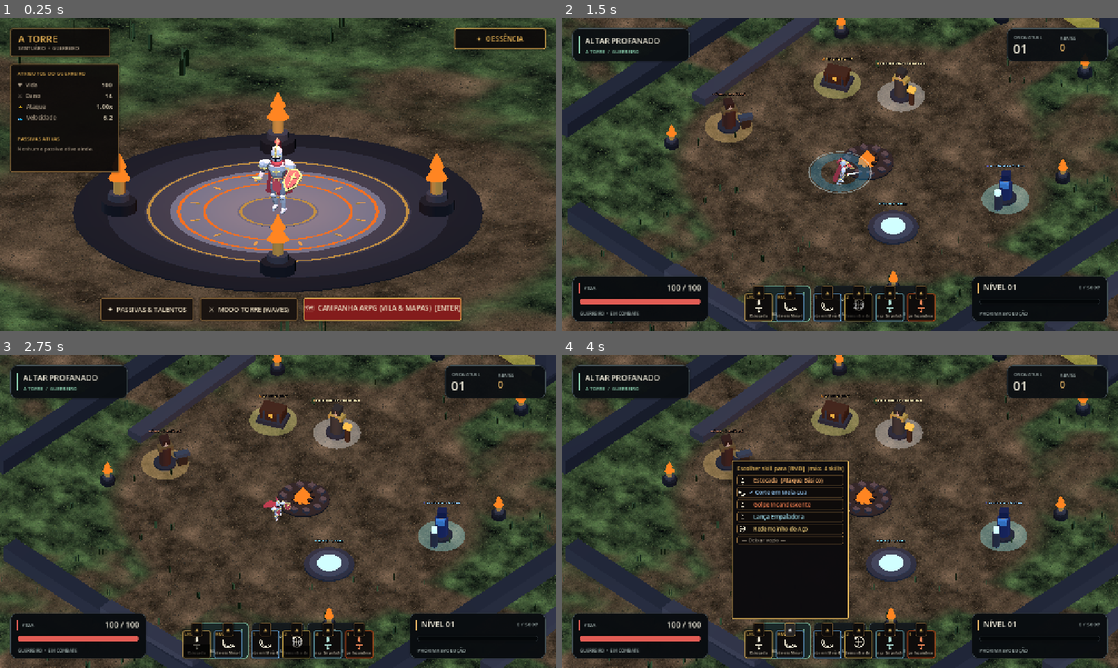
Above: before the commit, frames 1-4 (two rows, left to right).
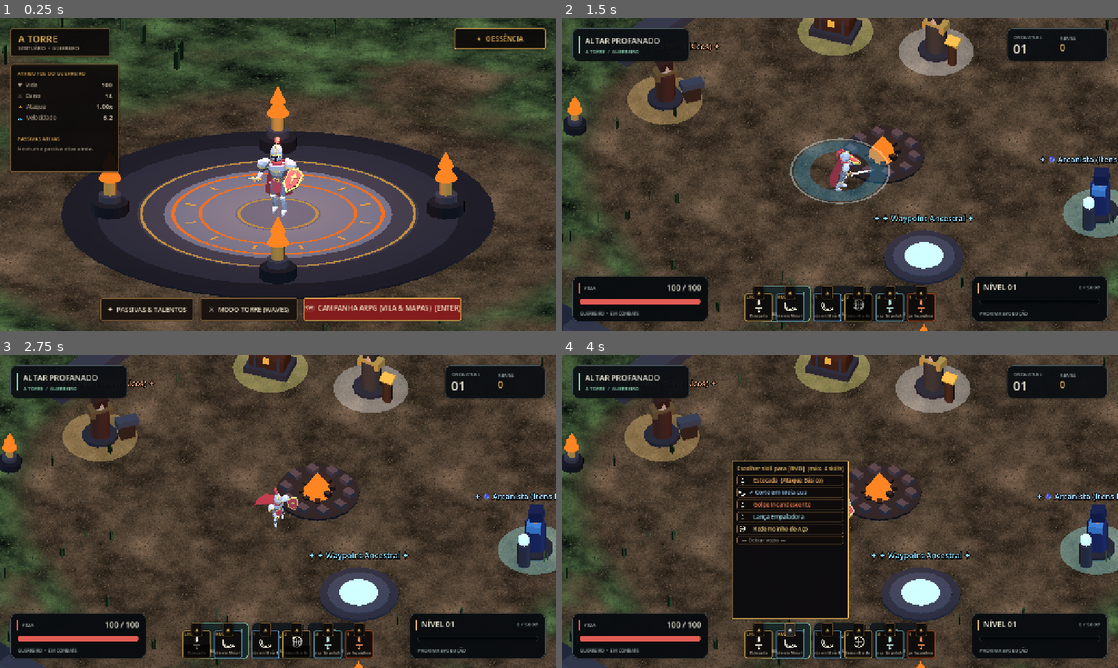
Above: after the commit, the same moments.

Repository: mguedesdev/tower-arpg
Game: Godot game, scene res://scenes/main.tscn
Same seed, same stepped clock (60 frames per second), same inputs: the game is played once before the commit and once after it.
Inputs (mouse positions are in pixels of both pictures, inside the frame that each line leads up to):
- Up to frame 1 (0.25 s): no input
- Up to frame 2 (1.5 s): click "🗺 CAMPANHA ARPG (VILA & MAPAS…" at 0.5 s; tap Enter at 1.25 s; move the mouse to (962, 158) at 1.27 s; hold D (move_right) from 1.28 s (still down); tap 2 (form_arc) at 1.35 s; click (962, 158) at 1.42 s
- Up to frame 3 (2.75 s): tap Space at 1.52 s; release D (move_right) at 2 s; drag from (166, 527) to (250, 574) at 2.02 s
- Up to frame 4 (4 s): click "▲" at 2.75 s; click "▲" at 3.5 s

The runs differ from the first frame. In frame 1, 18% of the frame differs, in the area x 0-100%, y 0-100%; in frame 2, 45%; in frame 3, 43%; in frame 4, 40%.

Commit message:
feat(camera): bring camera closer for ARPG immersion, add mouse wheel zoom and enlarge floating labels

Diff:
--- a/game/campaign/town_interactable_3d.gd
+++ b/game/campaign/town_interactable_3d.gd
@@ -67,30 +67,34 @@
 		"waypoint":
 			_build_waypoint_pad()
 
-	var label_height: float = 1.75 if station_id == "stash" or station_id == "waypoint" else 2.38
+	var label_height: float = 1.85 if station_id == "stash" or station_id == "waypoint" else 2.45
 
 	_label_title = Label3D.new()
-	_label_title.text = station_title
-	_label_title.font_size = 34
-	_label_title.outline_size = 10
-	_label_title.modulate = accent_color.lightened(0.22)
-	_label_title.outline_modulate = Color(0.03, 0.03, 0.04, 0.96)
+	_label_title.text = "✦ %s ✦" % station_title
+	_label_title.font_size = 32
+	_label_title.outline_size = 12
+	_label_title.modulate = accent_color.lightened(0.35)
+	_label_title.outline_modulate = Color(0.01, 0.01, 0.02, 1.0)
+	_label_title.render_priority = 25
+	_label_title.outline_render_priority = 24
 	_label_title.billboard = BaseMaterial3D.BILLBOARD_ENABLED
 	_label_title.no_depth_test = true
-	_label_title.pixel_size = 0.0045
+	_label_title.pixel_size = 0.0085
 	_label_title.position = Vector3(0.0, label_height, 0.0)
 	add_child(_label_title)
 
 	_label_prompt = Label3D.new()
-	_label_prompt.text = station_subtitle
+	_label_prompt.text = "[ %s ]" % station_subtitle
 	_label_prompt.font_size = 26
-	_label_prompt.outline_size = 8
-	_label_prompt.modulate = Color(0.95, 0.92, 0.84, 0.95)
-	_label_prompt.outline_modulate = Color(0.03, 0.03, 0.04, 0.96)
+	_label_prompt.outline_size = 10
+	_label_prompt.modulate = Color(0.98, 0.95, 0.88, 0.98)
+	_label_prompt.outline_modulate = Color(0.01, 0.01, 0.02, 1.0)
+	_label_prompt.render_priority = 25
+	_label_prompt.outline_render_priority = 24
 	_label_prompt.billboard = BaseMaterial3D.BILLBOARD_ENABLED
 	_label_prompt.no_depth_test = true
-	_label_prompt.pixel_size = 0.0042
-	_label_prompt.position = Vector3(0.0, label_height - 0.24, 0.0)
+	_label_prompt.pixel_size = 0.0075
+	_label_prompt.position = Vector3(0.0, label_height - 0.35, 0.0)
 	_label_prompt.visible = false
 	add_child(_label_prompt)
 
--- a/game/campaign/zone_portal_3d.gd
+++ b/game/campaign/zone_portal_3d.gd
@@ -50,17 +50,19 @@
 	# Tapete / Limiar luminoso de passagem no chão
 	_add_box(Vector3(0.0, 0.02, 0.0), Vector3(3.30, 0.03, 1.10), Color(accent.r, accent.g, accent.b, 0.45), 1.2, true)
 
-	var prefix: String = "⬅ VOLTAR: " if is_return_gate else "➔ AVANÇAR: "
+	var prefix: String = "⬅ RETORNAR: " if is_return_gate else "➔ AVANÇAR: "
 	_label_dest = Label3D.new()
-	_label_dest.text = prefix + destination_label + "\n(Atravesse o Portão)"
-	_label_dest.font_size = 34
-	_label_dest.outline_size = 10
-	_label_dest.modulate = accent.lightened(0.28)
-	_label_dest.outline_modulate = Color(0.03, 0.03, 0.04, 0.96)
+	_label_dest.text = "[ %s%s ]\n(Atravesse o Portão)" % [prefix, destination_label]
+	_label_dest.font_size = 32
+	_label_dest.outline_size = 12
+	_label_dest.modulate = accent.lightened(0.40)
+	_label_dest.outline_modulate = Color(0.01, 0.01, 0.02, 1.0)
+	_label_dest.render_priority = 25
+	_label_dest.outline_render_priority = 24
 	_label_dest.billboard = BaseMaterial3D.BILLBOARD_ENABLED
 	_label_dest.no_depth_test = true
-	_label_dest.pixel_size = 0.0046
-	_label_dest.position = Vector3(0.0, 4.15, 0.0)
+	_label_dest.pixel_size = 0.0085
+	_label_dest.position = Vector3(0.0, 4.35, 0.0)
 	add_child(_label_dest)
 
 
--- a/game/items/ground_item_3d.gd
+++ b/game/items/ground_item_3d.gd
@@ -70,7 +70,7 @@
 		_light_beam.material_override = beam_mat
 		add_child(_light_beam)
 
-	# 3. Placa de Texto Flutuante Estilo Diablo 2 / Path of Exile (Grande, Nítida e com Fundo Escuro)
+	# 3. Placa de Texto Flutuante Estilo Diablo 2 / Path of Exile (Grande, Nítida e com Alto Contraste)
 	_label_3d = Label3D.new()
 	_label_3d.billboard = BaseMaterial3D.BILLBOARD_ENABLED
 	_label_3d.no_depth_test = true
@@ -78,14 +78,12 @@
 	_label_3d.render_priority = 25
 	_label_3d.outline_render_priority = 24
 	_label_3d.pixel_size = 0.010
-	_label_3d.font_size = 30
-	_label_3d.outline_size = 10
+	_label_3d.font_size = 32
+	_label_3d.outline_size = 12
 	_label_3d.outline_modulate = Color(0.01, 0.01, 0.02, 1.0)
 	_label_3d.modulate = r_col.lightened(0.40)
-	_label_3d.background_color = Color(0.035, 0.03, 0.045, 0.92)
-	_label_3d.background_render_priority = 23
 	var prefix: String = "✦ " if item != null and item.rarity != ItemInstance.ItemRarity.NORMAL else ""
-	_label_3d.text = "  %s%s  " % [prefix, item.get_display_name() if item != null else "Item"]
+	_label_3d.text = "[ %s%s ]" % [prefix, item.get_display_name() if item != null else "Item"]
 	_label_3d.position = Vector3(0.0, 0.75, 0.0)
 	add_child(_label_3d)
 
--- a/scripts/camera_follow.gd
+++ b/scripts/camera_follow.gd
@@ -1,16 +1,19 @@
 extends Camera3D
 
 @export var target_path: NodePath
-@export var offset: Vector3 = Vector3(10.0, 13.0, 10.0)
-@export var lobby_offset: Vector3 = Vector3(7.2, 5.2, 7.2)
+@export var offset: Vector3 = Vector3(8.0, 10.5, 8.0)
+@export var lobby_offset: Vector3 = Vector3(6.5, 4.8, 6.5)
 @export var follow_speed: float = 10.0
-@export var view_size: float = 17.0
-@export var lobby_view_size: float = 7.4
+@export var view_size: float = 10.8
+@export var lobby_view_size: float = 7.0
+@export var min_view_size: float = 8.0
+@export var max_view_size: float = 14.5
+@export var zoom_step: float = 0.85
 
 var target: Node3D
 var _in_lobby: bool = false
-var _target_view_size: float = 17.0
-var _active_offset: Vector3 = Vector3(10.0, 13.0, 10.0)
+var _target_view_size: float = 10.8
+var _active_offset: Vector3 = Vector3(8.0, 10.5, 8.0)
 var _look_height: float = 0.65
 
 func _ready() -> void:
@@ -23,6 +26,17 @@
 	if target != null:
 		global_position = target.global_position + _active_offset
 		look_at(target.global_position + Vector3(0, _look_height, 0))
+
+func _unhandled_input(event: InputEvent) -> void:
+	if _in_lobby:
+		return
+	if event is InputEventMouseButton and event.pressed:
+		if event.button_index == MOUSE_BUTTON_WHEEL_UP:
+			_target_view_size = clampf(_target_view_size - zoom_step, min_view_size, max_view_size)
+			view_size = _target_view_size
+		elif event.button_index == MOUSE_BUTTON_WHEEL_DOWN:
+			_target_view_size = clampf(_target_view_size + zoom_step, min_view_size, max_view_size)
+			view_size = _target_view_size
 
 func set_lobby_mode(enabled: bool, immediate: bool = false) -> void:
 	_in_lobby = enabled
